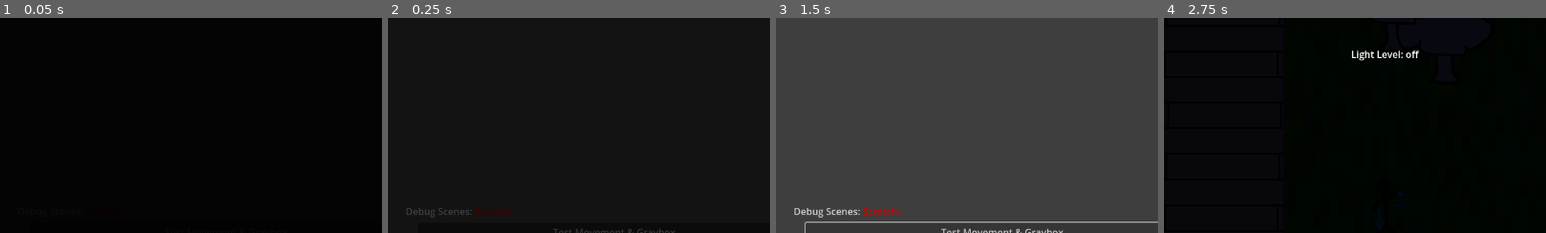
Above: before the commit, frames 1-4 (left to right).
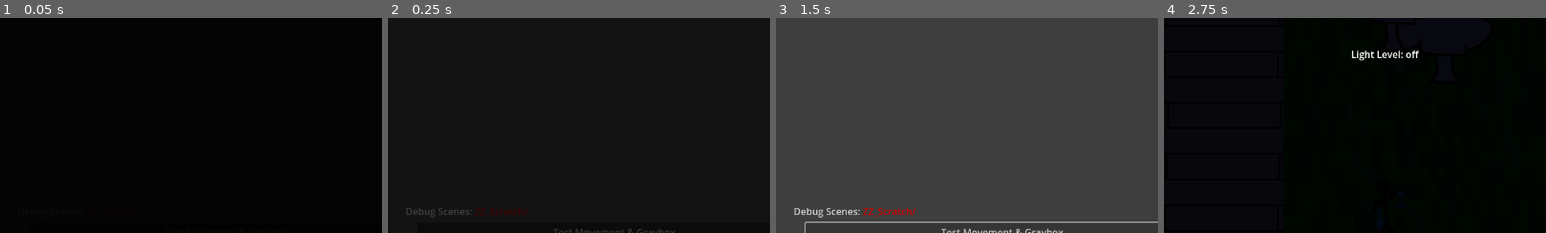
Above: after the commit, the same moments.

Repository: Small-Loan-Studio/TGO
Game: Godot game, scene res://Scenes/Driver.tscn
Same seed, same stepped clock (60 frames per second), same inputs: the game is played once before the commit and once after it.
Inputs (mouse positions are % of the whole screen's width and height, from its top left):
- Up to frame 1 (0.05 s): no input
- Up to frame 2 (0.25 s): no input
- Up to frame 3 (1.5 s): tap Enter (ui_accept) at 0.5, 0.77 s; move the mouse to (72, 45) at 0.52 s; hold Right (right) 0.53-1.25 s; tap E (interact) at 0.6 s; click (72, 45) at 0.67 s; click "Test Movement & Graybox" at 1.25 s
- Up to frame 4 (2.75 s): move the mouse to (30, 55) at 2.02 s; hold Down (down) from 2.03 s (still down); tap E (interact) at 2.1 s; tap Enter (ui_accept) at 2.27 s
The pictures show only the part of the screen within x 21-71%, y 0-50%; the shares and areas given below are measured in that part.

The runs differ from the first frame. In frame 2, 0.1% of the frame differs, in the area x 23-37%, y 88-92%; in frame 3, 0.2%, in the area x 22-37%, y 88-93%; in frame 4, nothing differs.

Commit message:
fix hud stealing inputs; add some impact to the manual trigger actions; etc

Diff:
--- a/Scenes/Driver.tscn
+++ b/Scenes/Driver.tscn
@@ -23,6 +23,14 @@
 color = Color(0, 0, 0, 1)
 script = ExtResource("2_gom2g")
 
+[node name="HUD" type="Control" parent="OverlayManager"]
+layout_mode = 3
+anchors_preset = 15
+anchor_right = 1.0
+anchor_bottom = 1.0
+grow_horizontal = 2
+grow_vertical = 2
+
 [node name="MenuManager" type="Control" parent="OverlayManager"]
 layout_mode = 3
 anchors_preset = 15
@@ -41,12 +49,6 @@
 offset_right = -300.0
 size_flags_horizontal = 4
 
-[node name="HUD" type="Control" parent="OverlayManager"]
-layout_mode = 3
-anchors_preset = 0
-offset_right = 40.0
-offset_bottom = 40.0
-
 [node name="GameWorld" type="Node" parent="."]
 
 [connection signal="request_load" from="OverlayManager/MenuManager/DebugMenu" to="." method="request_debug_load"]
--- a/Scenes/Menu/DebugMenu.tscn
+++ b/Scenes/Menu/DebugMenu.tscn
@@ -22,7 +22,7 @@
 [node name="RichTextLabel" type="RichTextLabel" parent="VBoxContainer"]
 layout_mode = 2
 bbcode_enabled = true
-text = "Debug Scenes: [color=\"red\"]Scratch/[/color]"
+text = "Debug Scenes: [color=\"red\"]ZZ_Scratch/[/color]"
 fit_content = true
 
 [node name="HBoxContainer" type="HBoxContainer" parent="VBoxContainer"]
--- a/Scripts/Driver.gd
+++ b/Scripts/Driver.gd
@@ -7,12 +7,13 @@
 
 func _ready() -> void:
 	_curtain.visible = true
+	# call via deferred so we don't have await in the _ready path. I'm not
+	# sure that's a bad thing to do but it felt weird so here we are.
 	call_deferred('_post_ready')
 
 func _post_ready() -> void:
 	_menu_mgr.show_menu(Enums.MenuType.DEBUG)
 	await _curtain.fade_out(1)
-
 
 func request_debug_load(path:String) -> void:
 	await _curtain.fade_in(1)
--- a/ZZ_Scratch/PeerPhysics/PeerPhysics.tscn
+++ b/ZZ_Scratch/PeerPhysics/PeerPhysics.tscn
@@ -6,6 +6,7 @@
 [ext_resource type="Script" path="res://ZZ_Scratch/PeerPhysics/TestInteractable.gd" id="3_2nxel"]
 [ext_resource type="Texture2D" uid="uid://ceo0a1wjutqct" path="res://Art/Environment/Placeables/box.png" id="4_duv3l"]
 [ext_resource type="PackedScene" uid="uid://c2040l84asu8j" path="res://Scenes/Components/Interactable.tscn" id="5_mxhsj"]
+[ext_resource type="Script" path="res://ZZ_Scratch/PeerPhysics/TestInteractable2.gd" id="6_1nmi2"]
 
 [sub_resource type="RectangleShape2D" id="RectangleShape2D_ihh3v"]
 size = Vector2(64, 128)
@@ -39,8 +40,45 @@
 [node name="CollisionShape2D2" type="CollisionShape2D" parent="World/ScnA/TestInteractable/Interactable"]
 shape = SubResource("RectangleShape2D_ihh3v")
 
+[node name="Label" type="Label" parent="World/ScnA/TestInteractable"]
+offset_left = 10.6443
+offset_top = -36.1068
+offset_right = 91.6443
+offset_bottom = -13.1068
+rotation = 1.5708
+text = "Automatic"
+
+[node name="TestInteractable2" type="RigidBody2D" parent="World/ScnA" node_paths=PackedStringArray("destination")]
+position = Vector2(574, -51)
+rotation = -0.720317
+script = ExtResource("6_1nmi2")
+destination = NodePath("../../TeleportDestination")
+
+[node name="Sprite2D2" type="Sprite2D" parent="World/ScnA/TestInteractable2"]
+texture = ExtResource("4_duv3l")
+metadata/_edit_group_ = true
+
+[node name="CollisionShape2D" type="CollisionShape2D" parent="World/ScnA/TestInteractable2"]
+shape = SubResource("RectangleShape2D_ihh3v")
+
+[node name="Interactable" parent="World/ScnA/TestInteractable2" instance=ExtResource("5_mxhsj")]
+
+[node name="CollisionShape2D2" type="CollisionShape2D" parent="World/ScnA/TestInteractable2/Interactable"]
+shape = SubResource("RectangleShape2D_ihh3v")
+
+[node name="Label2" type="Label" parent="World/ScnA/TestInteractable2"]
+offset_left = 5.23239
+offset_top = -39.3144
+offset_right = 86.2324
+offset_bottom = -16.3144
+rotation = 1.5708
+text = "Manual"
+
 [node name="ScnA2" parent="World" instance=ExtResource("1_ol6na")]
 position = Vector2(515, -1536)
+
+[node name="TeleportDestination" type="Node2D" parent="World"]
+position = Vector2(1306, -241)
 
 [node name="Devin" parent="." instance=ExtResource("2_0v5xc")]
 position = Vector2(110, 44)
@@ -49,3 +87,4 @@
 [node name="Camera2D" type="Camera2D" parent="Devin"]
 
 [connection signal="triggered" from="World/ScnA/TestInteractable/Interactable" to="World/ScnA/TestInteractable" method="on_trigger"]
+[connection signal="triggered" from="World/ScnA/TestInteractable2/Interactable" to="World/ScnA/TestInteractable2" method="on_trigger"]
--- /dev/null
+++ b/ZZ_Scratch/PeerPhysics/TestInteractable2.gd
@@ -0,0 +1,9 @@
+extends RigidBody2D
+
+@export var destination: Node2D
+
+func on_trigger(actor: Character) -> void:
+	print('triggered by ' + actor.name)
+	# could also start dialogue, do an item pickup, whatever
+	# many common ones we'll get to be configurable from the UI
+	actor.global_position = destination.global_position
Not shown: 1 places in ZZ_Scratch/PeerPhysics/PeerPhysics.tscn that only renumber resources
